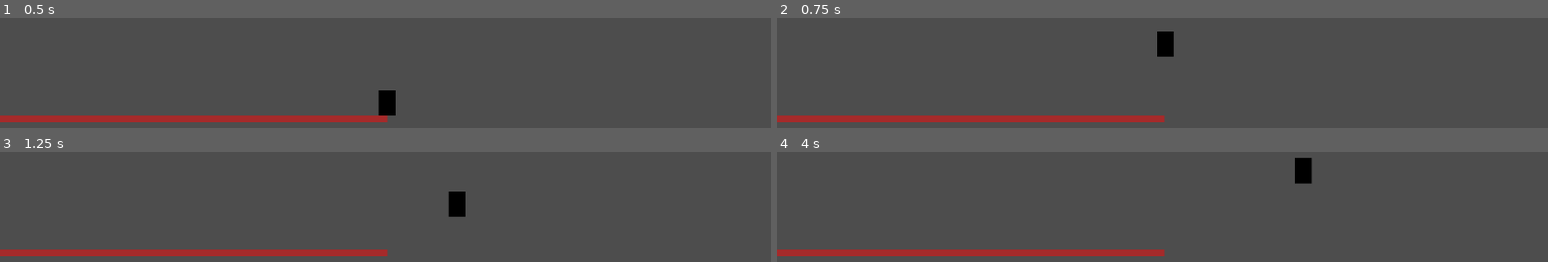
Above: before the commit, frames 1-4 (two rows, left to right).
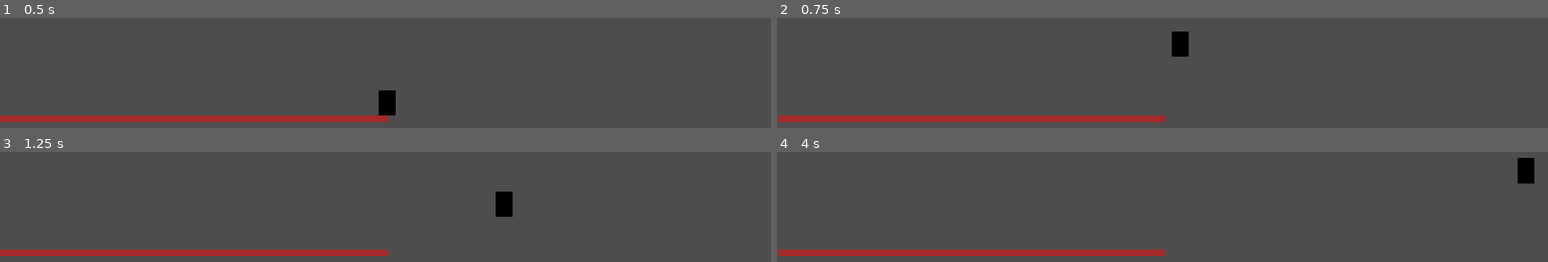
Above: after the commit, the same moments.

Repository: Darr3n2GG/2D-Platformer-Player-Object
Game: Godot game, scene res://src/scenes/test.tscn
The game is run twice, just before and just after one commit, with the same random seed, the same clock (stepped at 60 frames per second) and the same inputs. The project has no main scene, so this scene is started directly.
Inputs:
- Up to frame 1 (0.5 s): no input
- Up to frame 2 (0.75 s): tap Enter at 0.5 s; hold D (move_right) from 0.53 s (still down); hold Space (jump) from 0.53 s (still down)
- Up to frame 3 (1.25 s): keep holding D (move_right); keep holding Space (jump)
- Up to frame 4 (4 s): release Space (jump) at 1.28 s; tap Space (jump) at 1.35, 1.52, 1.82, 2.85, 3.02, 3.32 s; release D (move_right) at 2.03 s; hold A (move_left) 2.03-2.78 s; hold Space (jump) 2.03-2.78 s; hold D (move_right) from 2.78 s (still down); hold Space (jump) from 3.53 s (still down)

Frame 1 is identical in both runs. In frame 2, 0.9% of the frame differs, in the area x 49-54%, y 12-36%; in frame 3, 1.0%; in frame 4, 1.1%, in the area x 67-99%, y 5-29%.

Commit message:
implemented a mock up of the new motion behaviour

Diff:
--- a/src/game_objects/Player/jump.gd
+++ b/src/game_objects/Player/jump.gd
@@ -33,6 +33,7 @@
 
 ## Getting the jump gravity depending on the player's current state.[br]
 ## states: full jumping, low jumping, extra jumping
+# TODO: maybe use enums to track state
 func get_jump_gravity() -> float:
 	if player.jump_count < 2:
 		if not jump_released:
--- /dev/null
+++ b/src/game_objects/Player/motion_behaviour.gd
@@ -0,0 +1,34 @@
+class_name MotionBehaviour extends RefCounted
+
+const STATES: Dictionary = {
+	'ACCELERATION': 'acceleration',
+	'DECELERATION': 'deceleration',
+	'TURN_AROUND': 'turn_around',
+	'STATIONARY': 'stationary'
+}
+
+var motion_state: String = STATES.STATIONARY
+var time_elapsed: float = 0.0
+var time_step: float = 0.01
+var velocity_x_last_frame: float
+
+
+func update_motion(_delta: float, velocity_x: float) -> void:
+	if motion_state in [STATES.ACCELERATION, STATES.DECELERATION, STATES.TURN_AROUND]:
+		time_elapsed += time_step
+		clampf(time_elapsed, 0.0, 1.0)
+		if motion_state == STATES.TURN_AROUND:
+			velocity_x_last_frame = velocity_x
+
+func update_state(new_state_: String) -> void:
+	if motion_state != new_state_:
+		reset_time_elapsed()
+	motion_state = new_state_
+
+func reset_time_elapsed() -> void:
+	time_elapsed = 0.0
+
+func calculate_acceleration(from_: float, to_: float, max_: float, time_: float, curve_: Curve, delta: float) -> float:
+	var normal_difference = min(time_elapsed / time_, 1.0)
+	var curve_factor = curve_.sample_baked(normal_difference)
+	return move_toward(from_, to_, (max_ / time_) * curve_factor * delta)
--- a/src/game_objects/Player/player.gd
+++ b/src/game_objects/Player/player.gd
@@ -19,10 +19,7 @@
 var jump_count: int = 0
 var jumping: bool = false
 
-var time_taken: float = 0.0
-var recorded: bool = false
-
-var acceleration_timer: float = 0.0
+var motion_behaviour := MotionBehaviour.new()
 
 @onready var animation_player: AnimationPlayer = $AnimationPlayer
 @onready var coyote_timer: Timer = $CoyoteTimer
@@ -32,46 +29,39 @@
 	set_jump_variables()
 	set_coyote_wait_time()
 
+func _physics_process(delta: float) -> void:
+	motion_behaviour.update_motion(delta, velocity.x)
+
+
 func fall(delta: float) -> void:
 	if not is_on_floor():
 		apply_gravity(delta, fall_gravity)
 
 func walk(delta: float) -> void:
 	var direction := get_direction()
-	if direction != 0 and direction != sign(velocity.x) and velocity.x != 0:
-		turn_around(direction, delta)
+	if direction != sign(velocity.x) and velocity.x != 0:
+		turn_around(delta)
 	elif direction:
 		accelerate(direction, delta)
 	elif !direction and velocity.x != 0:
 		decelerate(delta)
+	elif direction == 0:
+		motion_behaviour.update_state("stationary")
 
 func accelerate(direction_: float, delta: float) -> void:
-	if velocity.x == 0.0:
-		print("start acceleration")
-		time_taken = 0.0
-		recorded = false
-	elif abs(velocity.x) == max_speed and not recorded:
-		print("acceleration ended at time: " + str(time_taken))
-		time_taken = 0.0
-		recorded = true
-
-	if not recorded:
-		time_taken += delta
-		print(velocity.x)
-
-	if velocity.x == 0.0:
-		acceleration_timer = 0.0
+	motion_behaviour.update_state("acceleration")
 	base_accelerate(max_speed * direction_, acceleration_res.time, acceleration_res.curve, delta)
 
 func decelerate(delta: float) -> void:
+	motion_behaviour.update_state("deceleration")
 	base_accelerate(0, deceleration_res.time, deceleration_res.curve, delta)
 
-func turn_around(direction_: float, delta: float):
-	base_accelerate(direction_ * max_speed, turn_around_res.time, turn_around_res.curve, delta)
+func turn_around(delta: float):
+	motion_behaviour.update_state("turn_around")
+	base_accelerate(0, turn_around_res.time, turn_around_res.curve, delta)
 
 func base_accelerate(to_: float, time_: float, curve_: Curve, delta: float) -> void:
-	var acceleration_ = calculate_acceleration(velocity.x, time_, max_speed, curve_)
-	velocity.x = acceleration_ * sign(to_)
+	velocity.x = motion_behaviour.calculate_acceleration(velocity.x, to_, max_speed, time_, curve_, delta)
 
 func base_jump() -> void:
 	jump(base_jump_velocity)
@@ -99,14 +89,6 @@
 func get_direction() -> float:
 	return Input.get_axis("move_left", "move_right")
 
-func calculate_acceleration(x_: float, time_: float, max_: float, curve_: Curve, time_step := 0.01) -> float:
-	var curve_factor = get_curve_factor(x_, max_, curve_)
-	return max_ * curve_factor
-
-func get_curve_factor(x_: float, max_: float, curve_: Curve) -> float:
-	var t = clamp(abs(x_) / max_, 0.0, 1.0)
-	return curve_.sample_baked(t)
-
 func set_jump_variables() -> void:
 	base_jump_velocity = jump_resource.calculate_base_jump_velocity()
 	extra_jump_velocity =  jump_resource.calculate_extra_jump_velocity()
@@ -128,3 +110,7 @@
 	var t1 = clamp(abs(velocity.x) / max_speed, 0.0, 1.0)
 	var t2 = clamp(t1 + sample_offset, 0.0, 1.0)
 	return curve.sample_baked(t2) - curve.sample_baked(t1)
+
+func get_curve_factor(x_: float, max_: float, curve_: Curve) -> float:
+	var t = clamp(abs(x_) / max_, 0.0, 1.0)
+	return curve_.sample_baked(t)
--- a/src/scenes/DebugLayer.tscn
+++ /dev/null
@@ -1,18 +0,0 @@
-[gd_scene format=3 uid="uid://bor6fwhvbemwm"]
-
-[node name="DebugLayer" type="CanvasLayer"]
-
-[node name="Control" type="Control" parent="."]
-layout_mode = 3
-anchors_preset = 8
-anchor_left = 0.5
-anchor_top = 0.5
-anchor_right = 0.5
-anchor_bottom = 0.5
-offset_left = -573.0
-offset_top = -330.0
-offset_right = 573.0
-offset_bottom = 330.0
-grow_horizontal = 2
-grow_vertical = 2
-size_flags_horizontal = 4
--- a/src/scenes/test.tscn
+++ b/src/scenes/test.tscn
@@ -12,7 +12,7 @@
 script = ExtResource("3_1wpl3")
 curve = SubResource("Curve_m5uds")
 time = 0.1
-min_y = 0.001
+min_y = 0.01
 metadata/_custom_type_script = "uid://3hkug2nn1xvm"
 
 [sub_resource type="Curve" id="Curve_egtcd"]
@@ -23,14 +23,14 @@
 script = ExtResource("3_1wpl3")
 curve = SubResource("Curve_egtcd")
 time = 0.05
-min_y = 0.1
+min_y = 0.01
 metadata/_custom_type_script = "uid://3hkug2nn1xvm"
 
 [sub_resource type="Resource" id="Resource_n5vox"]
 script = ExtResource("3_1wpl3")
 curve = SubResource("Curve_egtcd")
-time = 0.025
-min_y = 0.1
+time = 0.05
+min_y = 0.01
 metadata/_custom_type_script = "uid://3hkug2nn1xvm"
 
 [node name="Test" type="Node2D"]
Not shown, added: src/game_objects/Player/motion_behaviour.gd.uid
